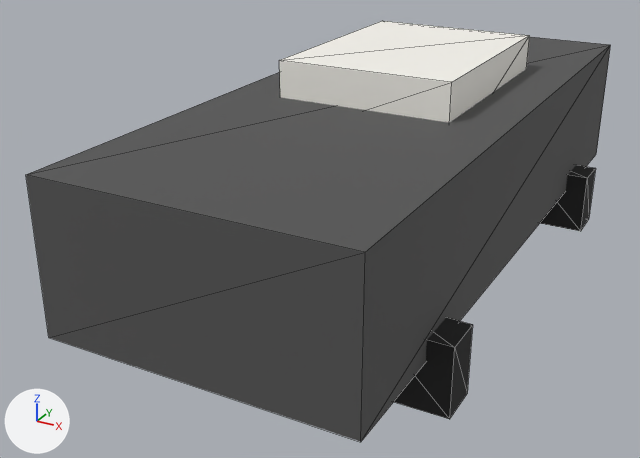
Before and after pictures for a commit that changed the glTF model _emir-src/public/models/vehicles/sedan.glb.
The view is the same before and after, from a camera (50 mm lens) standing at (2.31, -5.12, 2.38) and looking at (-0.31, -0.36, 0.01). Every picture has the same lights, and +X, +Y and +Z are marked at lower left. The older version comes first. Mesh edges are drawn as thin lines.

In view in the first picture: 'cabin_voxel', 'chassis', 'wheel_fr', 'wheel_rr'.
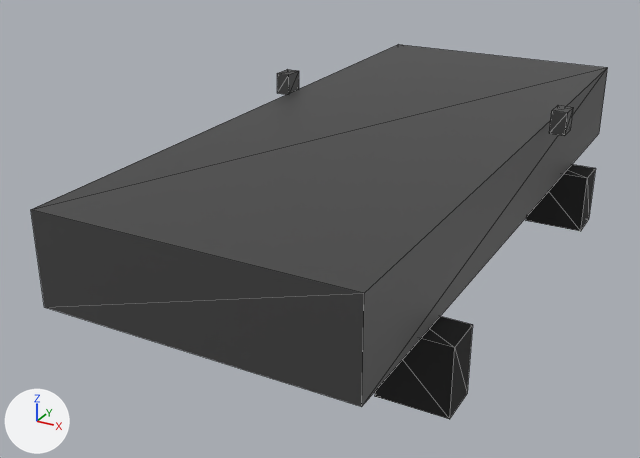
The change in detail:
In material 'body' (mat_body), metallic goes from 0.04 to 0.5.
In material 'body' (mat_body), roughness goes from 0.78 to 0.45.
Object 'chassis' (ob_chassis) is rescaled from (1.85, 4.45, 0.92) to (1.85, 4.45, 0.552).
Object 'cabin_voxel' (ob_cabin_voxel) now shows nothing instead of me_mesh_2.
Object 'cabin_voxel' (ob_cabin_voxel) moves from (0.0, 0.356, 0.865) to (0.0, 0.223, 0.736).
Object 'cabin_voxel' (ob_cabin_voxel) is rescaled from (1.15, 1.51, 0.506) to (1.57, 2.23, 0.46).
Object 'mirror_l' (ob_mirror_l) is new; it shows me_mesh_0.
Its location is (-1.018, 0.445, 0.736).
Its scale is (0.1, 0.15, 0.15).

What differs and where, as boxes (x1, y1, x2, y2) in the pictures (640 x 458 px):
'chassis', surface changed, rescaled (10% shorter)
    before: (26, 37, 611, 442)
    after: (31, 44, 608, 407)
'cabin_voxel', no longer drawn
    before: (279, 21, 530, 123)
'mirror_r', now drawn
    after: (549, 105, 574, 136)
'mirror_l', added
    after: (277, 69, 299, 95)
